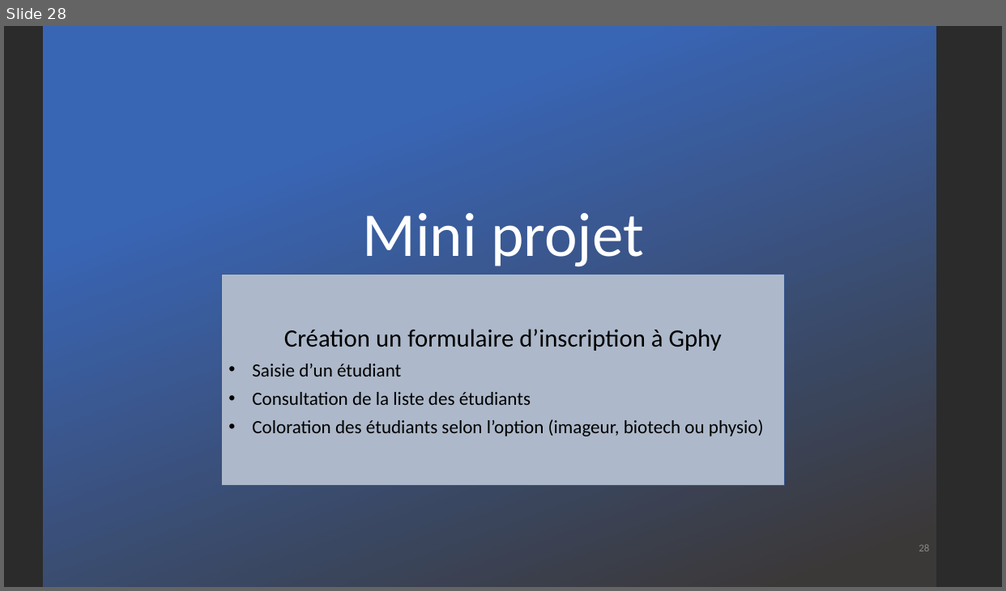
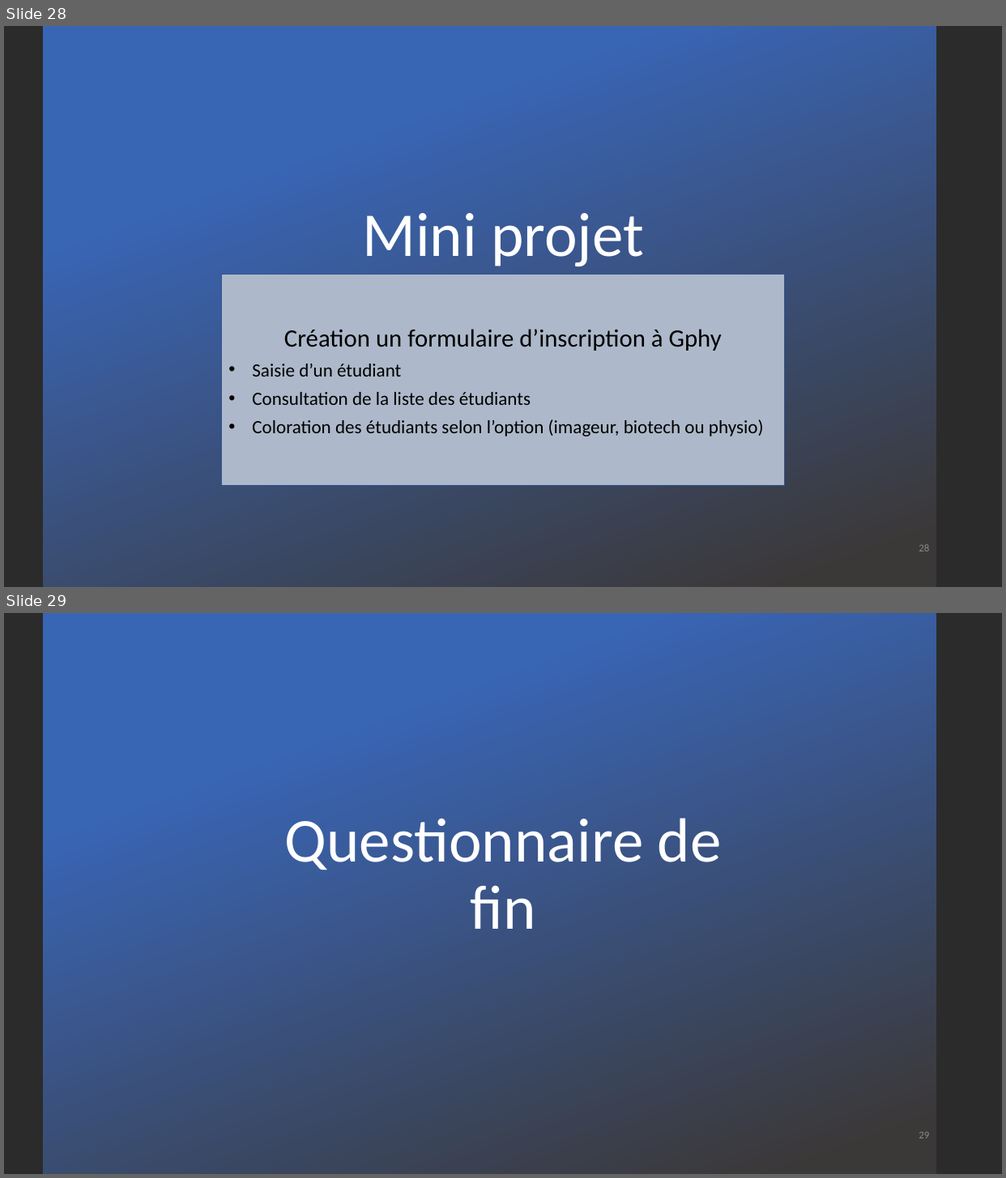
Before and after one commit to DylanMielot/FormationFormateur, a slide deck: Formation de formateur.pptx. Shown one above the other, each under a label of ours: slide 28 before the commit, slides 28 and 29 after it. The pictures are 1006x591 and 1006x1178 pixels, drawn with LibreOffice and Linux fonts; fonts in the diff are those of the drawing; background and template pictures are left out; a plain dark background stands for a picture behind light text. Boxes give left, top, right and bottom in pixels: in the first picture for what was removed or moved away, otherwise in the second. Text is boxed around its words. In the diff, an @@ line names an element or a change of style, - is before the commit and + after.

```diff
--- a/Formation de formateur.pptx
+++ b/Formation de formateur.pptx
@@ slide 29 added at [4, 613, 1002, 1174], background picture (left out) @@
@@ rectangle added at [43, 613, 936, 1174], fill gradient #3965B5 to #3B3838 @@
@@ title added at [285, 818, 722, 929], 60 pt, text #FFFFFF @@
+Questionnaire de fin
@@ page number added at [918, 1132, 929, 1139], 10 pt, text #898989 @@
+29
```
